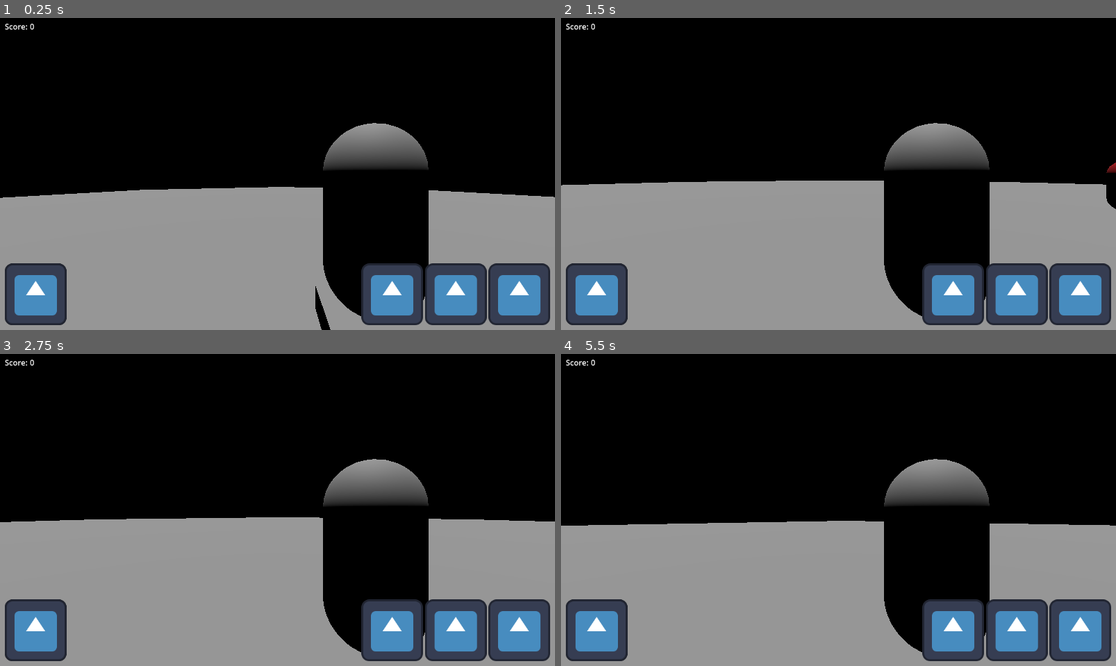
Above: before the commit, frames 1-4 (two rows, left to right).
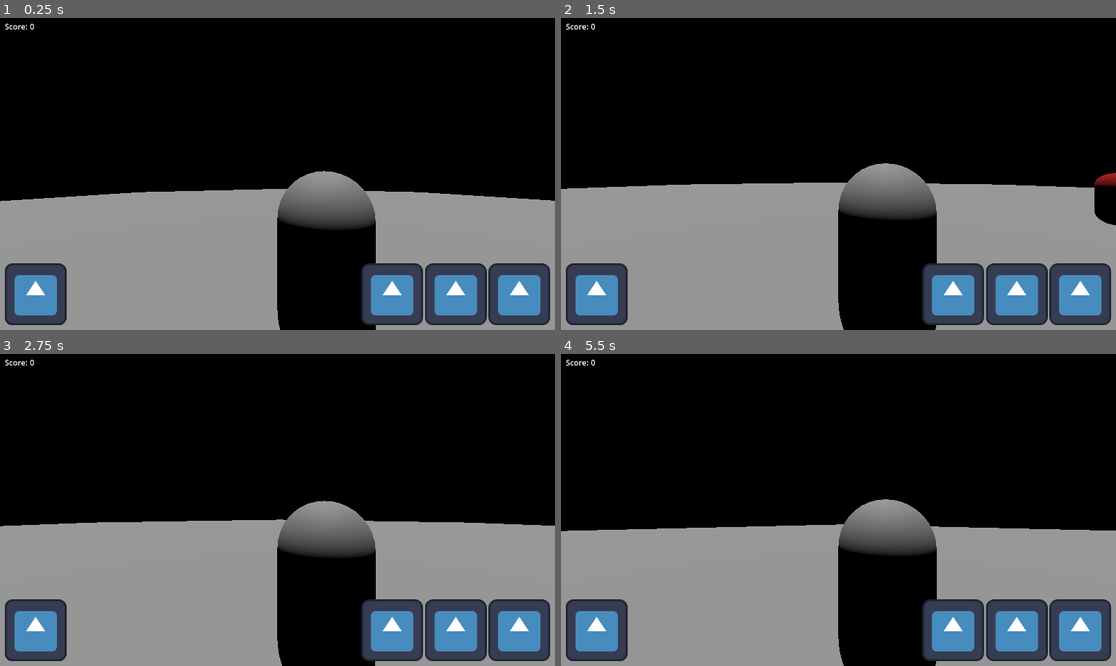
Above: after the commit, the same moments.

Repository: Sprotex/ludum-dare-54
Game: Godot game, scene res://level.tscn
Two runs of this game, one before a commit and one after it. Both use one fixed random seed, a clock stepped at 60 frames per second and the inputs below. The engine's default icon, where the game draws it, is replaced by a stand-in: a white triangle on a blue panel in a dark square.
Inputs (mouse positions are in pixels of both pictures, inside the frame that each line leads up to):
- Up to frame 1 (0.25 s): no input
- Up to frame 2 (1.5 s): tap Enter at 0.5 s; move the mouse to (866, 174) at 0.52 s; hold W (move_forward) from 0.53 s (still down); tap Space (jump) at 0.77 s; move the mouse to (810, 174) at 1.27 s
- Up to frame 3 (2.75 s): keep holding W (move_forward); tap Space (jump) at 1.52 s; move the mouse to (288, 503) at 2.02 s
- Up to frame 4 (5.5 s): keep holding W (move_forward); move the mouse to (832, 516) at 2.77 s; tap Space (jump) at 3.02, 3.77, 4.52 s; move the mouse to (877, 513) at 3.52 s; move the mouse to (794, 506) at 4.27 s; move the mouse to (844, 510) at 5.02 s

The runs differ from the first frame. In frame 1, 11% of the frame differs, in the area x 0-100%, y 33-100%; in frame 2, 12%; in frame 3, 11%; in frame 4, 12%.

Commit message:
Audio (#5)

Diff:
--- /dev/null
+++ b/autoload/audio_manager/audio_manager.gd
@@ -0,0 +1,56 @@
+extends Node
+
+@export var music_player: AudioStreamPlayer
+@export var audio_player_container: Node
+@export var laser_audio: AudioStream
+@export var step_audio: AudioStream
+@export var ricochet_audio: AudioStream
+@export var player_death_audio: AudioStream
+@export var enemy_death_audio: AudioStream
+@export var music_start_init_delay := 1.0
+@export var random_pitch_width := 0.1
+
+@onready var random = RandomNumberGenerator.new()
+
+var player: Character
+
+@onready var audio_players = audio_player_container.get_children()
+var next_audio_index = 0:
+  set(value):
+    if value >= len(audio_players):
+      value = 0
+    next_audio_index = value
+
+
+func _ready() -> void:
+  _reset()
+  MessageBus.on_scene_reloaded.connect(_reset)
+  MessageBus.on_player_object_broadcast.connect(func(object): player = object)
+  MessageBus.on_player_died.connect(func(): play_audio_positionless(player_death_audio))
+  MessageBus.on_enemy_died.connect(func(enemy): play_audio(enemy.global_position, enemy_death_audio))
+
+
+func _reset() -> void:
+  music_player.stop()
+  for audio_player in audio_players:
+    audio_player.stop()
+  await get_tree().create_timer(music_start_init_delay).timeout
+  music_player.play()
+
+
+func play_audio_positionless(audio_stream: AudioStream, randomize_pitch: bool = true) -> void:
+  if not player:
+    MessageBus.on_player_object_requested.emit()
+  play_audio(player.global_position, audio_stream, randomize_pitch)
+
+
+func play_audio(position: Vector3, audio_stream: AudioStream, randomize_pitch: bool = true) -> void:
+  var audio_player = audio_players[next_audio_index]
+  audio_player.stop()
+  audio_player.stream = audio_stream
+  audio_player.global_position = position
+  audio_player.pitch_scale = 1
+  if randomize_pitch:
+    audio_player.pitch_scale = random.randf_range(1.0 - random_pitch_width, 1.0 + random_pitch_width)
+  audio_player.play()
+  next_audio_index += 1
--- /dev/null
+++ b/autoload/audio_manager/audio_manager.tscn
@@ -0,0 +1,121 @@
+[gd_scene load_steps=7 format=3 uid="uid://4aljspmi2g55"]
+
+[ext_resource type="Script" path="res://autoload/audio_manager/audio_manager.gd" id="1_c514h"]
+[ext_resource type="AudioStream" uid="uid://cldgvfw0lbomf" path="res://audio/music/loop.ogg" id="2_fp4v5"]
+[ext_resource type="AudioStream" uid="uid://b4bl7aowtwxoo" path="res://audio/laser.ogg" id="2_oy8ek"]
+[ext_resource type="AudioStream" uid="uid://dxmqt3l21ahko" path="res://audio/step.ogg" id="3_l5yj8"]
+[ext_resource type="AudioStream" uid="uid://bqnsjcfoyys43" path="res://audio/ricochet.ogg" id="4_6j063"]
+[ext_resource type="AudioStream" uid="uid://mcbukx6lqifd" path="res://audio/enemy.ogg" id="5_pfd0d"]
+
+[node name="AudioManager" type="Node" node_paths=PackedStringArray("music_player", "audio_player_container")]
+script = ExtResource("1_c514h")
+music_player = NodePath("MusicPlayer")
+audio_player_container = NodePath("AudioPlayers")
+laser_audio = ExtResource("2_oy8ek")
+step_audio = ExtResource("3_l5yj8")
+ricochet_audio = ExtResource("4_6j063")
+player_death_audio = ExtResource("5_pfd0d")
+enemy_death_audio = ExtResource("5_pfd0d")
+random_pitch_width = 0.3
+
+[node name="MusicPlayer" type="AudioStreamPlayer" parent="."]
+stream = ExtResource("2_fp4v5")
+bus = &"Music"
+
+[node name="AudioPlayers" type="Node" parent="."]
+
+[node name="AudioPlayer" type="AudioStreamPlayer3D" parent="AudioPlayers"]
+bus = &"Sound"
+
+[node name="AudioPlayer2" type="AudioStreamPlayer3D" parent="AudioPlayers"]
+bus = &"Sound"
+
+[node name="AudioPlayer3" type="AudioStreamPlayer3D" parent="AudioPlayers"]
+bus = &"Sound"
+
+[node name="AudioPlayer4" type="AudioStreamPlayer3D" parent="AudioPlayers"]
+bus = &"Sound"
+
+[node name="AudioPlayer5" type="AudioStreamPlayer3D" parent="AudioPlayers"]
+bus = &"Sound"
+
+[node name="AudioPlayer6" type="AudioStreamPlayer3D" parent="AudioPlayers"]
+bus = &"Sound"
+
+[node name="AudioPlayer7" type="AudioStreamPlayer3D" parent="AudioPlayers"]
+bus = &"Sound"
+
+[node name="AudioPlayer8" type="AudioStreamPlayer3D" parent="AudioPlayers"]
+bus = &"Sound"
+
+[node name="AudioPlayer9" type="AudioStreamPlayer3D" parent="AudioPlayers"]
+bus = &"Sound"
+
+[node name="AudioPlayer10" type="AudioStreamPlayer3D" parent="AudioPlayers"]
+bus = &"Sound"
+
+[node name="AudioPlayer11" type="AudioStreamPlayer3D" parent="AudioPlayers"]
+bus = &"Sound"
+
+[node name="AudioPlayer12" type="AudioStreamPlayer3D" parent="AudioPlayers"]
+bus = &"Sound"
+
+[node name="AudioPlayer13" type="AudioStreamPlayer3D" parent="AudioPlayers"]
+bus = &"Sound"
+
+[node name="AudioPlayer14" type="AudioStreamPlayer3D" parent="AudioPlayers"]
+bus = &"Sound"
+
+[node name="AudioPlayer15" type="AudioStreamPlayer3D" parent="AudioPlayers"]
+bus = &"Sound"
+
+[node name="AudioPlayer16" type="AudioStreamPlayer3D" parent="AudioPlayers"]
+bus = &"Sound"
+
+[node name="AudioPlayer17" type="AudioStreamPlayer3D" parent="AudioPlayers"]
+bus = &"Sound"
+
+[node name="AudioPlayer18" type="AudioStreamPlayer3D" parent="AudioPlayers"]
+bus = &"Sound"
+
+[node name="AudioPlayer19" type="AudioStreamPlayer3D" parent="AudioPlayers"]
+bus = &"Sound"
+
+[node name="AudioPlayer20" type="AudioStreamPlayer3D" parent="AudioPlayers"]
+bus = &"Sound"
+
+[node name="AudioPlayer21" type="AudioStreamPlayer3D" parent="AudioPlayers"]
+bus = &"Sound"
+
+[node name="AudioPlayer22" type="AudioStreamPlayer3D" parent="AudioPlayers"]
+bus = &"Sound"
+
+[node name="AudioPlayer23" type="AudioStreamPlayer3D" parent="AudioPlayers"]
+bus = &"Sound"
+
+[node name="AudioPlayer24" type="AudioStreamPlayer3D" parent="AudioPlayers"]
+bus = &"Sound"
+
+[node name="AudioPlayer25" type="AudioStreamPlayer3D" parent="AudioPlayers"]
+bus = &"Sound"
+
+[node name="AudioPlayer26" type="AudioStreamPlayer3D" parent="AudioPlayers"]
+bus = &"Sound"
+
+[node name="AudioPlayer27" type="AudioStreamPlayer3D" parent="AudioPlayers"]
+bus = &"Sound"
+
+[node name="AudioPlayer28" type="AudioStreamPlayer3D" parent="AudioPlayers"]
+bus = &"Sound"
+
+[node name="AudioPlayer29" type="AudioStreamPlayer3D" parent="AudioPlayers"]
+bus = &"Sound"
+
+[node name="AudioPlayer30" type="AudioStreamPlayer3D" parent="AudioPlayers"]
+bus = &"Sound"
+
+[node name="AudioPlayer31" type="AudioStreamPlayer3D" parent="AudioPlayers"]
+bus = &"Sound"
+
+[node name="AudioPlayer32" type="AudioStreamPlayer3D" parent="AudioPlayers"]
+bus = &"Sound"
--- a/autoload/message_bus/message_bus.gd
+++ b/autoload/message_bus/message_bus.gd
@@ -2,7 +2,7 @@
 
 signal on_player_died
 signal on_player_health_changed(health)
-signal on_enemy_died
+signal on_enemy_died(enemy)
 signal on_scene_reloaded
 signal on_score_changed(score)
 signal on_player_shot(reload_time)
--- a/autoload/user_interface/score_manager.gd
+++ b/autoload/user_interface/score_manager.gd
@@ -13,4 +13,4 @@
 
 func _ready() -> void:
   MessageBus.on_scene_reloaded.connect(_reset)
-  MessageBus.on_enemy_died.connect(func(): score += 1)
+  MessageBus.on_enemy_died.connect(func(_enemy): score += 1)
--- a/character/bullet/bulllet_collisions.gd
+++ b/character/bullet/bulllet_collisions.gd
@@ -6,6 +6,7 @@
 
 
 func _ricochet(collision: KinematicCollision3D) -> void:
+  AudioManager.play_audio(bullet_body.global_position, AudioManager.ricochet_audio)
   var collision_normal = collision.get_normal()
   var travel_direction = collision.get_travel()
   var reflected_direction = travel_direction.bounce(collision_normal)
--- a/character/character.gd
+++ b/character/character.gd
@@ -12,5 +12,5 @@
     health.queue_free()
     return
   if type == Enums.CharacterType.ENEMY:
-    MessageBus.on_enemy_died.emit()
+    MessageBus.on_enemy_died.emit(self)
   queue_free()
--- a/character/character.tscn
+++ b/character/character.tscn
@@ -1,9 +1,10 @@
-[gd_scene load_steps=8 format=3 uid="uid://d222y8cfa7ept"]
+[gd_scene load_steps=18 format=3 uid="uid://d222y8cfa7ept"]
 
 [ext_resource type="Script" path="res://character/character.gd" id="1_2poh3"]
 [ext_resource type="Script" path="res://character/health.gd" id="3_bw4ni"]
 [ext_resource type="PackedScene" uid="uid://bi7ck8n3ra58w" path="res://objects/weapon/weapon.tscn" id="4_5vcc8"]
 [ext_resource type="PackedScene" uid="uid://bem04yqq2onsr" path="res://character/bullet/bullet.tscn" id="5_wndih"]
+[ext_resource type="Script" path="res://character/character_animation.gd" id="6_ucta8"]
 
 [sub_resource type="CapsuleMesh" id="CapsuleMesh_dhca4"]
 
@@ -11,6 +12,132 @@
 size = Vector3(0.6, 0.3, 0.3)
 
 [sub_resource type="CapsuleShape3D" id="CapsuleShape3D_1mw0j"]
+
+[sub_resource type="AnimationNodeAnimation" id="AnimationNodeAnimation_1km12"]
+animation = &"default"
+
+[sub_resource type="AnimationNodeAnimation" id="AnimationNodeAnimation_po123"]
+animation = &"bobbing"
+
+[sub_resource type="AnimationNodeBlendSpace1D" id="AnimationNodeBlendSpace1D_bfdge"]
+blend_point_0/node = SubResource("AnimationNodeAnimation_1km12")
+blend_point_0/pos = 0.0
+blend_point_1/node = SubResource("AnimationNodeAnimation_po123")
+blend_point_1/pos = 1.0
+
+[sub_resource type="AnimationNodeStateMachineTransition" id="AnimationNodeStateMachineTransition_71qr8"]
+advance_mode = 2
+
+[sub_resource type="AnimationNodeStateMachine" id="AnimationNodeStateMachine_8r2x6"]
+states/Start/position = Vector2(214, 100)
+states/bobbing/node = SubResource("AnimationNodeBlendSpace1D_bfdge")
+states/bobbing/position = Vector2(480, 100)
+transitions = ["Start", "bobbing", SubResource("AnimationNodeStateMachineTransition_71qr8")]
+graph_offset = Vector2(-222, 8)
+
+[sub_resource type="Animation" id="Animation_qwgfx"]
+resource_name = "default"
+tracks/0/type = "value"
+tracks/0/imported = false
+tracks/0/enabled = true
+tracks/0/path = NodePath("MeshInstance3D:position")
+tracks/0/interp = 1
+tracks/0/loop_wrap = true
+tracks/0/keys = {
+"times": PackedFloat32Array(0),
+"transitions": PackedFloat32Array(1),
+"update": 0,
+"values": [Vector3(0, 1, 0)]
+}
+tracks/1/type = "value"
+tracks/1/imported = false
+tracks/1/enabled = true
+tracks/1/path = NodePath("MeshInstance3D2:position")
+tracks/1/interp = 1
+tracks/1/loop_wrap = true
+tracks/1/keys = {
+"times": PackedFloat32Array(0),
+"transitions": PackedFloat32Array(1),
+"update": 0,
+"values": [Vector3(0, 1.6, -0.4)]
+}
+
+[sub_resource type="Animation" id="Animation_nqfwg"]
+resource_name = "bobbing"
+length = 0.2
+loop_mode = 1
+tracks/0/type = "value"
+tracks/0/imported = false
+tracks/0/enabled = true
+tracks/0/path = NodePath("MeshInstance3D:position")
+tracks/0/interp = 1
+tracks/0/loop_wrap = true
+tracks/0/keys = {
+"times": PackedFloat32Array(0, 0.1, 0.2),
+"transitions": PackedFloat32Array(1, 1, 1),
+"update": 0,
+"values": [Vector3(0, 1, 0), Vector3(0, 1.1, 0), Vector3(0, 1, 0)]
+}
+tracks/1/type = "value"
+tracks/1/imported = false
+tracks/1/enabled = true
+tracks/1/path = NodePath("MeshInstance3D2:position")
+tracks/1/interp = 1
+tracks/1/loop_wrap = true
+tracks/1/keys = {
+"times": PackedFloat32Array(0, 0.1, 0.2),
+"transitions": PackedFloat32Array(1, 1, 1),
+"update": 0,
+"values": [Vector3(0, 1.6, -0.4), Vector3(0, 1.7, -0.4), Vector3(0, 1.6, -0.4)]
+}
+tracks/2/type = "method"
+tracks/2/imported = false
+tracks/2/enabled = true
+tracks/2/path = NodePath("AnimationTree")
+tracks/2/interp = 1
+tracks/2/loop_wrap = true
+tracks/2/keys = {
+"times": PackedFloat32Array(0.2),
+"transitions": PackedFloat32Array(1),
+"values": [{
+"args": [],
+"method": &"step"
+}]
+}
+
+[sub_resource type="Animation" id="Animation_o0a4o"]
+length = 0.001
+tracks/0/type = "value"
+tracks/0/imported = false
+tracks/0/enabled = true
+tracks/0/path = NodePath("MeshInstance3D:position")
+tracks/0/interp = 1
+tracks/0/loop_wrap = true
+tracks/0/keys = {
+"times": PackedFloat32Array(0),
+"transitions": PackedFloat32Array(1),
+"update": 0,
+"values": [Vector3(0, 1, 0)]
+}
+tracks/1/type = "value"
+tracks/1/imported = false
+tracks/1/enabled = true
+tracks/1/path = NodePath("MeshInstance3D2:position")
+tracks/1/interp = 1
+tracks/1/loop_wrap = true
+tracks/1/keys = {
+"times": PackedFloat32Array(0),
+"transitions": PackedFloat32Array(1),
+"update": 0,
+"values": [Vector3(0, 1.6, -0.4)]
+}
+
+[sub_resource type="AnimationLibrary" id="AnimationLibrary_d5ky3"]
+_data = {
+"RESET": SubResource("Animation_o0a4o"),
+"bobbing": SubResource("Animation_nqfwg"),
+"default": SubResource("Animation_qwgfx")
+}
 
 [node name="Character" type="CharacterBody3D" node_paths=PackedStringArray("health")]
 script = ExtResource("1_2poh3")
@@ -22,7 +149,7 @@
 skeleton = NodePath("")
 
 [node name="MeshInstance3D2" type="MeshInstance3D" parent="."]
-transform = Transform3D(1, 0, 0, 0, 1, 0, 0, 0, 1, 0, 1.5, -0.5)
+transform = Transform3D(1, 0, 0, 0, 1, 0, 0, 0, 1, 0, 1.6, -0.4)
 mesh = SubResource("BoxMesh_87ork")
 skeleton = NodePath("")
 
@@ -43,3 +170,16 @@
 character_body = NodePath("..")
 
 [node name="Control" type="Node" parent="."]
+
+[node name="AnimationTree" type="AnimationTree" parent="." node_paths=PackedStringArray("character_body")]
+tree_root = SubResource("AnimationNodeStateMachine_8r2x6")
+anim_player = NodePath("../AnimationPlayer")
+active = true
+parameters/bobbing/blend_position = 0.0
+script = ExtResource("6_ucta8")
+character_body = NodePath("..")
+
+[node name="AnimationPlayer" type="AnimationPlayer" parent="."]
+libraries = {
+"": SubResource("AnimationLibrary_d5ky3")
+}
--- /dev/null
+++ b/character/character_animation.gd
@@ -0,0 +1,18 @@
+extends AnimationTree
+
+@export var character_body: Character
+
+
+func step() -> void:
+  AudioManager.play_audio(character_body.global_position, AudioManager.step_audio)
+
+
+func _get_bobbing_value() -> float:
+  if not character_body.is_on_floor():
+    return 0.0
+  return character_body.velocity.length()
+
+
+func _process(_delta):
+  var animation_bobbing = _get_bobbing_value()
+  set("parameters/bobbing/blend_position", animation_bobbing)
--- a/character/enemy/enemy.tscn
+++ b/character/enemy/enemy.tscn
@@ -21,6 +21,9 @@
 [node name="Weapon" parent="." index="3" node_paths=PackedStringArray("inputs", "firepoint_direction")]
 inputs = NodePath("../Control/EnemyInputs")
 firepoint_direction = NodePath("../MeshInstance3D2/Firepoint")
+
+[node name="Health" parent="." index="4"]
+_max = 1
 
 [node name="CharacterMovement" type="Node" parent="Control" index="0" node_paths=PackedStringArray("character_body", "inputs")]
 script = ExtResource("2_1pujd")
--- a/character/player/player.tscn
+++ b/character/player/player.tscn
@@ -22,12 +22,15 @@
 script = ExtResource("2_p7gc2")
 
 [node name="CameraRig" type="Node3D" parent="." index="6"]
-transform = Transform3D(1, 0, 0, 0, 1, 0, 0, 0, 1, -1, 0, 0)
 script = ExtResource("3_le5wo")
 
 [node name="Camera3D" type="Camera3D" parent="CameraRig" index="0"]
-transform = Transform3D(1, 0, 0, 0, 1, 0, 0, 0, 1, 0, 1.46911, 2.18216)
+transform = Transform3D(1, 0, 0, 0, 1, 0, 0, 0, 1, -0.5, 1.96911, 2.18216)
 
 [node name="PlayerBroadcaster" type="Node" parent="." index="7" node_paths=PackedStringArray("player")]
 script = ExtResource("5_s5e6c")
 player = NodePath("..")
+
+[node name="AudioListener3D" type="AudioListener3D" parent="." index="8"]
+transform = Transform3D(1, 0, 0, 0, 1, 0, 0, 0, 1, 0, 1.5, 0)
+current = true
--- /dev/null
+++ b/default_bus_layout.tres
@@ -0,0 +1,21 @@
+[gd_resource type="AudioBusLayout" load_steps=2 format=3 uid="uid://bqvh27d1w4aa2"]
+
+[sub_resource type="AudioEffectReverb" id="AudioEffectReverb_qol81"]
+resource_name = "Reverb"
+room_size = 1.0
+
+[resource]
+bus/1/name = &"Music"
+bus/1/solo = false
+bus/1/mute = false
+bus/1/bypass_fx = false
+bus/1/volume_db = 0.0
+bus/1/send = &"Master"
+bus/2/name = &"Sound"
+bus/2/solo = false
+bus/2/mute = false
+bus/2/bypass_fx = false
+bus/2/volume_db = -12.4611
+bus/2/send = &"Master"
+bus/2/effect/0/effect = SubResource("AudioEffectReverb_qol81")
+bus/2/effect/0/enabled = true
--- a/objects/spawner/spawner.gd
+++ b/objects/spawner/spawner.gd
@@ -35,6 +35,6 @@
   await get_tree().create_timer(enemy_death_respawn_period).timeout
   for i in start_spawn_count:
     _spawn_enemy()
-  MessageBus.on_enemy_died.connect(_respawn_enemy)
+  MessageBus.on_enemy_died.connect(func(_enemy): _respawn_enemy())
   upgrade_spawner_timer.timeout.connect(_spawn_enemy)
   upgrade_spawner_timer.timeout.connect(func(): upgrade_spawner_timer.start())
--- a/objects/weapon/weapon.gd
+++ b/objects/weapon/weapon.gd
@@ -14,6 +14,7 @@
 func shoot() -> void:
   var bullet_instance = bullet.instantiate()
   MessageBus.on_object_created.emit(bullet_instance)
+  AudioManager.play_audio(global_position, AudioManager.laser_audio)
   bullet_instance.global_position = firepoint.global_position
   bullet_instance.global_rotation = firepoint_direction.global_rotation
   if character_body.type == Enums.CharacterType.PLAYER:
--- a/project.godot
+++ b/project.godot
@@ -20,6 +20,7 @@
 GameInputs="*res://autoload/inputs/game_inputs.tscn"
 UserInterface="*res://autoload/user_interface/user_interface.tscn"
 MessageBus="*res://autoload/message_bus/message_bus.gd"
+AudioManager="*res://autoload/audio_manager/audio_manager.tscn"
 
 [input]
 
Not shown, added: audio/bullet.ogg.import
Not shown, added: audio/enemy.ogg.import
Not shown, added: audio/laser.ogg.import
Not shown, added: audio/music/loop.ogg.import
Not shown, added: audio/ricochet.ogg.import
Not shown, added: audio/step.ogg.import
Not shown, added: audio/bullet.ogg
Not shown, added: audio/enemy.ogg
Not shown, added: audio/laser.ogg
Not shown, added: audio/music/loop.ogg
Not shown, added: audio/ricochet.ogg
Not shown, added: audio/step.ogg
